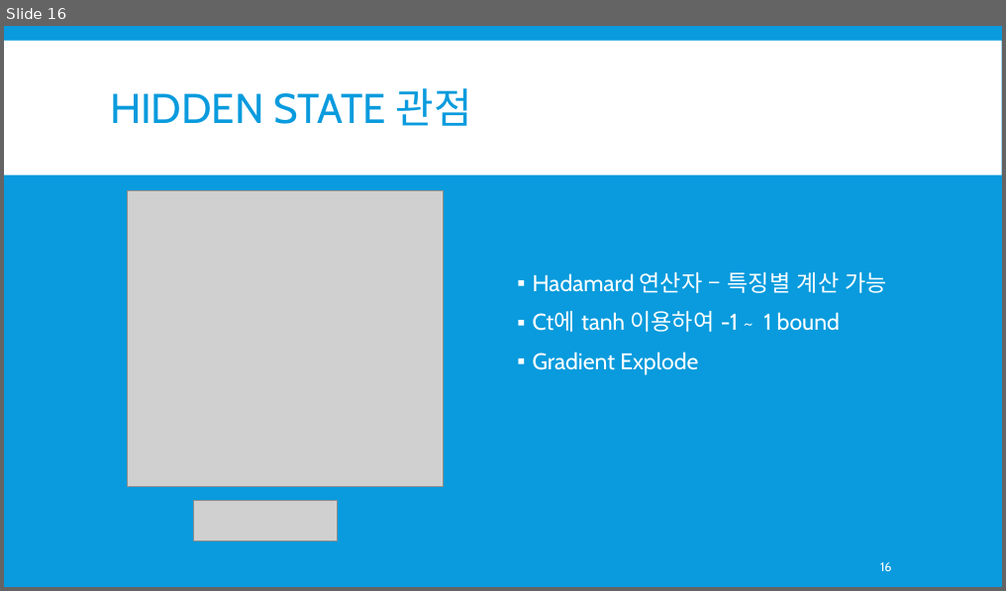
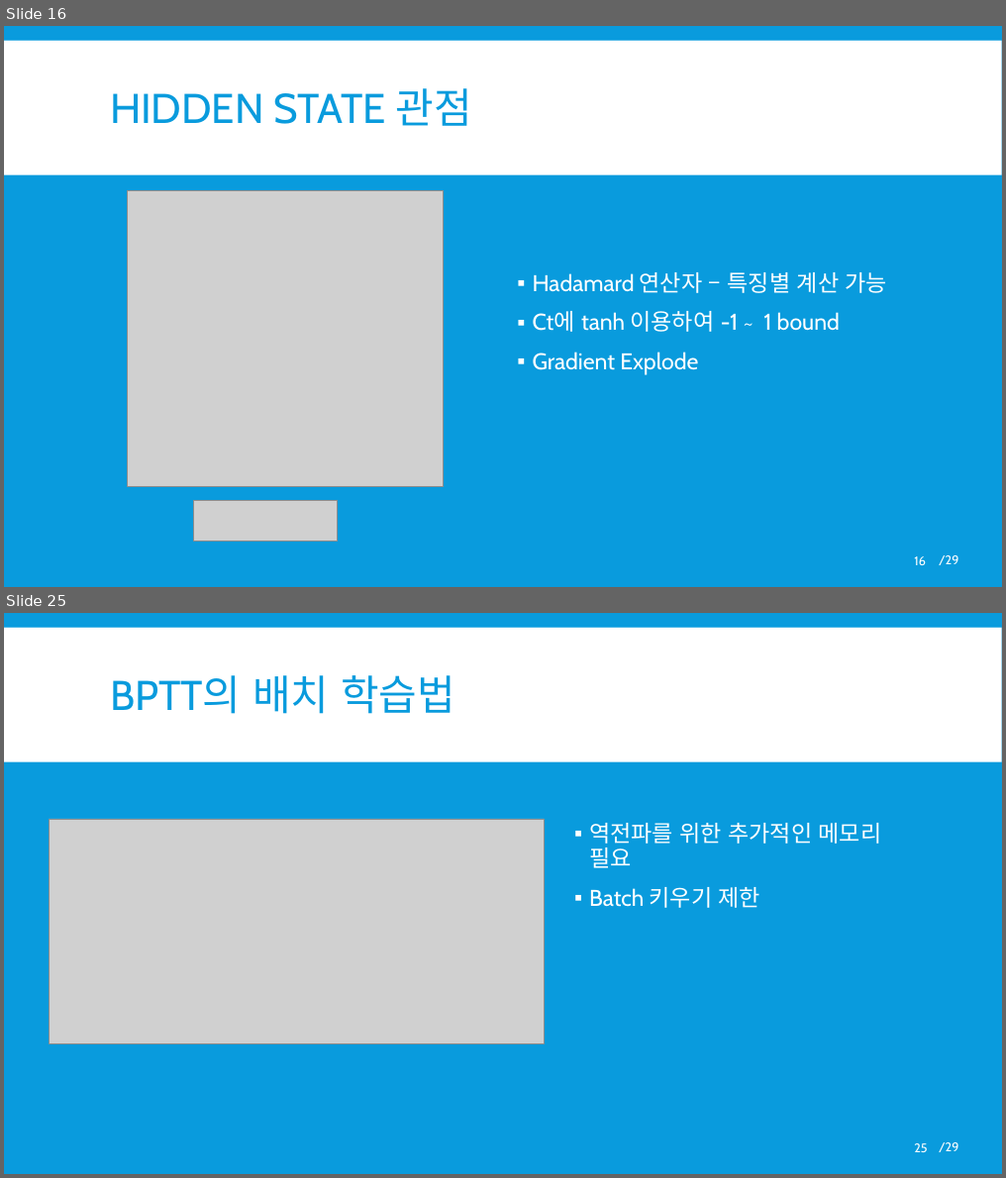
Before and after one commit to skj0108/seminar, a slide deck: RNN 순환 신경망.pptx. Shown one above the other, each under a label of ours: slide 16 before the commit, slides 16 and 25 after it; the slides between them are not shown. The pictures are 1006x591 and 1006x1178 pixels, drawn with LibreOffice and Linux fonts; fonts in the diff are those of the drawing; grey boxes stand for pictures. Boxes give left, top, right and bottom in pixels: in the first picture for what was removed or moved away, otherwise in the second. Text is boxed around its words. In the diff, an @@ line names an element or a change of style, - is before the commit and + after.

```diff
--- a/RNN 순환 신경망.pptx
+++ b/RNN 순환 신경망.pptx
@@ slide 25 added at [4, 613, 1002, 1174], background #099BDD; not listed: 2 template elements that a slide beside it also shows @@
@@ title added at [110, 675, 455, 714], 40 pt, text #099BDD @@
+BPTT의 배치 학습법
@@ picture added at [49, 819, 544, 1044] @@
@@ text added at [589, 823, 882, 908], 22 pt, text #FFFFFF @@
+▪ 역전파를 위한 추가적인 메모리 필요
+▪ Batch 키우기 제한
@@ page number added at [914, 1144, 927, 1153], 12 pt, text #FFFFFF @@
+25
@@ slide 16 changed as well @@
@@ page number: place and size @@
-page number at [880, 563, 892, 571]
+page number at [914, 557, 926, 566]
@@ text added at [939, 556, 958, 566], 12 pt, text #FFFFFF @@
+/29
```
Also in this commit, not shown: 15 other slides changed, 12 other slides added, 2 slides removed.
